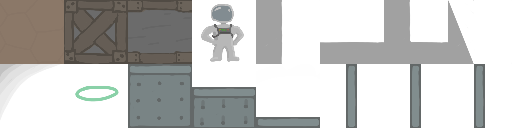
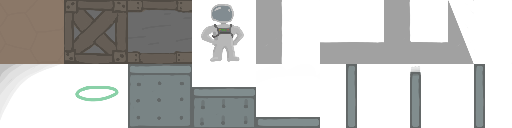
Before/after of a 512 × 128 layered artwork. What changed in the layer stack:
removed layer "Paint Layer 1(pasted)" (1st of 2) over [410, 64, 421, 96]
removed layer "Paint Layer 1(pasted)" (2nd of 2) over [410, 64, 421, 96]
painted on "Base Tiles" over [410, 64, 421, 96]
